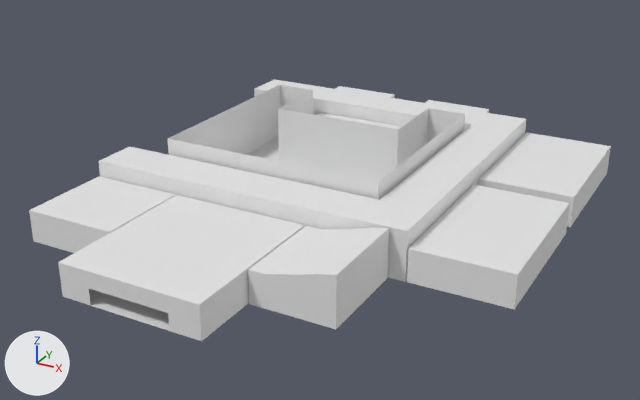
A saved change to the glTF model testing/school.glb.
The view is the same before and after, from a 50 mm camera at (26.6, -28.8, 23.1) aimed at (2.1, 15.8, 0.8). Every picture has the same lights, and +X, +Y and +Z are marked at lower left. Where no turn or scale is listed for an object, it has been applied to the vertices. Vertices at the same position are counted once.

Objects in the first picture: 'Class_A1-col', 'Class_B1-col', 'Courtyard-col', 'Infirmary-col', 'Lobby-col', 'Plane-col', 'Plane.001-col', 'Plane.002-col', 'Plane.003-col', 'Plane.004-col', 'Plane.005-col', 'Reception-col'.
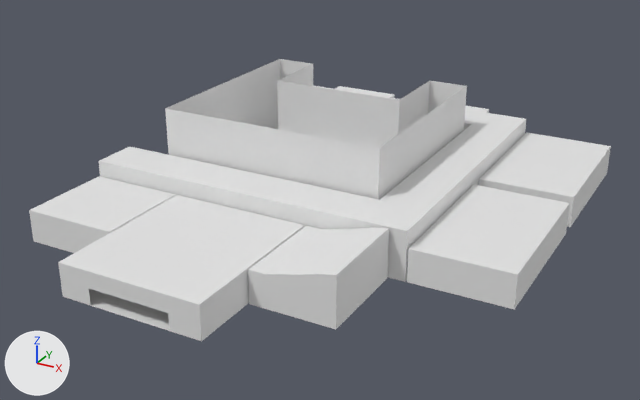
Boxes (x1, y1, x2, y2) around the edits, measured in the pictures (640 x 400 px):
```json
{"object": "Courtyard-col", "change": "reshaped", "before": [167, 85, 465, 200], "after": [165, 59, 467, 200], "on screen": "22% taller"}
{"part": 1, "of": "me_plane_013", "change": "added", "after": [165, 59, 467, 181]}
{"object": "Plane.005-col", "change": "unchanged, covered by the edit", "before": [300, 84, 486, 130], "after": [315, 86, 486, 130]}
```

Edits to the scene script, one JSON object a line:
```json
{"block": "me_plane_013", "where": "# used by ob_courtyard_col; location = (6.5, 20.5, -0.1)"}
{"op": "remove", "block": "me_plane_013", "code": "me_plane_013.from_pydata(...)  # 472 vertices, 866 faces; spans x -14.0..0.8, y -7.3..6.5, z 0.1..4.1"}
{"op": "add", "block": "me_plane_013", "code": "me_plane_013.from_pydata(...)  # 608 vertices, 1138 faces; spans x -14.0..0.8, y -7.3..6.5, z 0.1..6.1"}
{"block": "me_plane_013", "change": "me_plane_013 part 1"}
{"block": "me_plane_013", "change": "68 new vertices lie (0.0, 0.0, 1.0) away from vertices in x -14.0..0.8, y -7.3..6.5, z 4.1"}
{"block": "me_plane_013", "change": "68 new vertices lie (0.0, 0.0, 1.0) away from vertices in x -14.0..0.8, y -7.3..6.5, z 5.1"}
{"block": "me_plane_013", "change": "272 new faces join them"}
```
